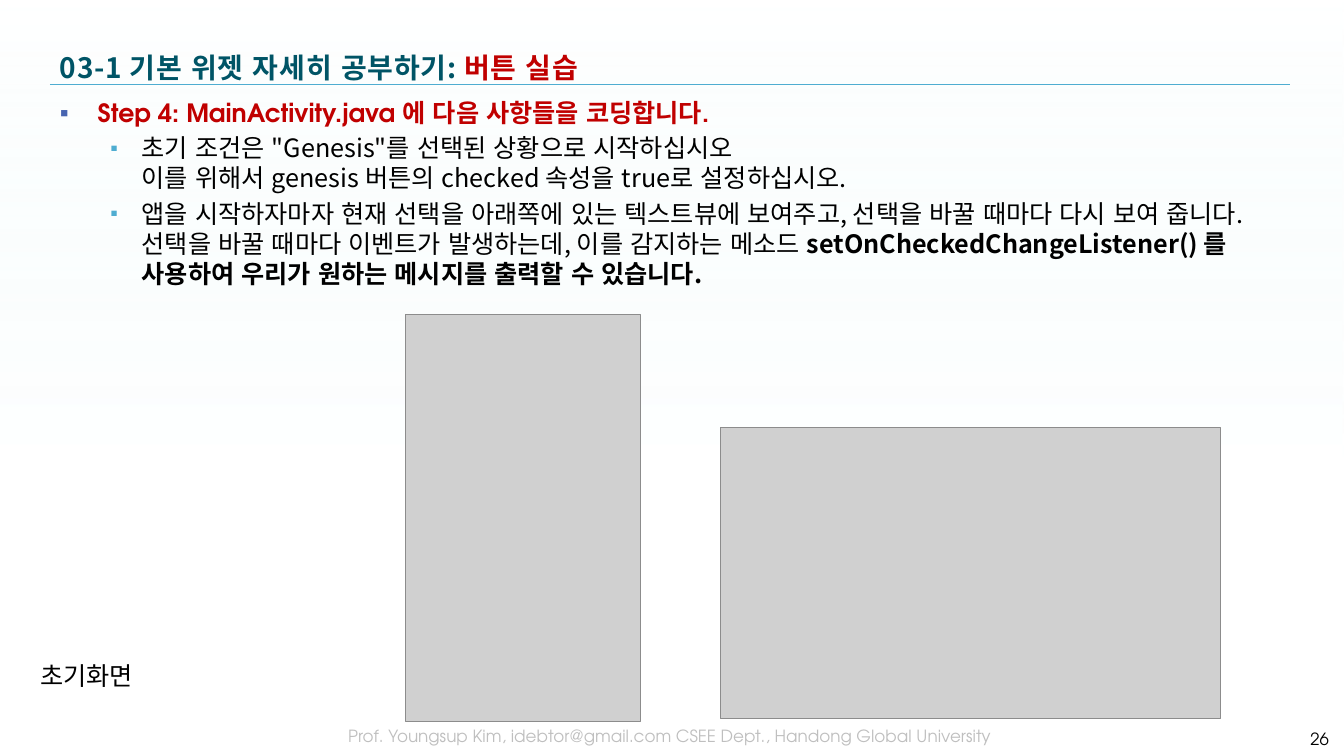
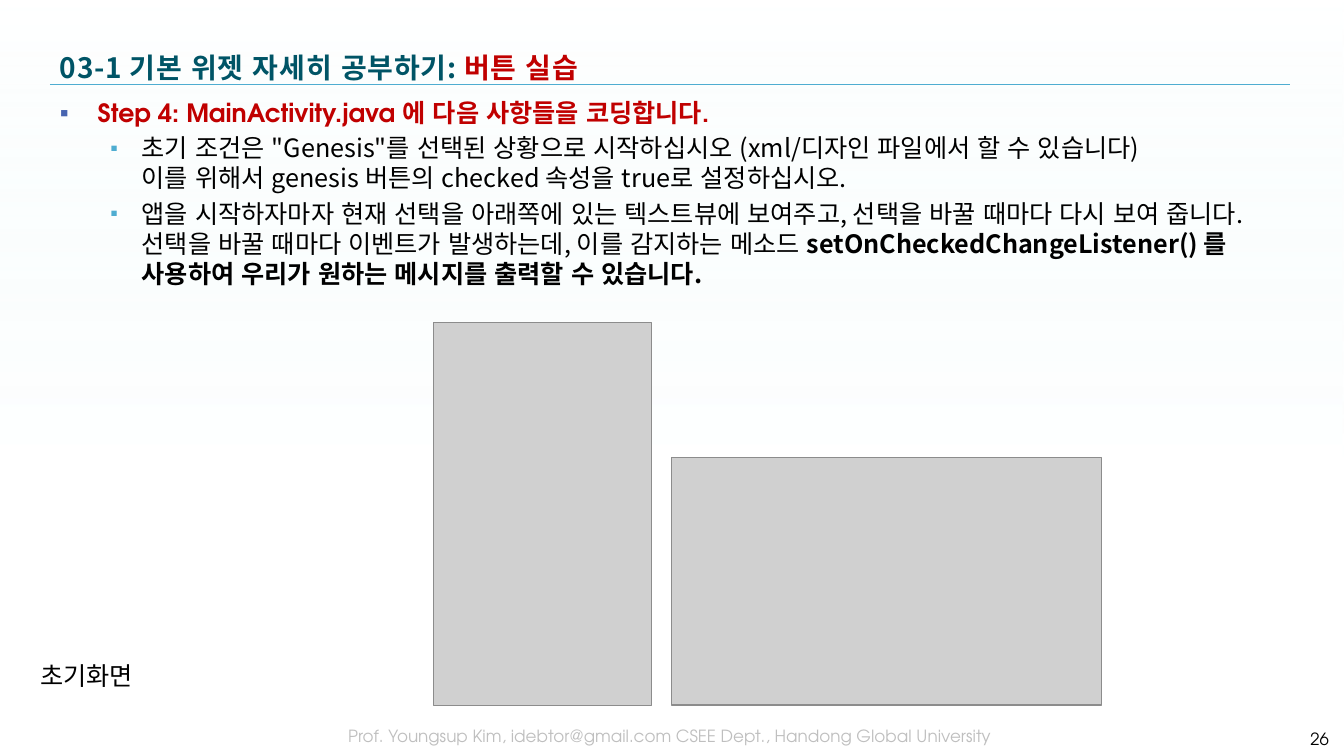
Before and after one commit to tae7841/HuStarAS, a slide deck: slide 26 of ppts/03Widget.pptx. Drawn at 1344x756 pixels with LibreOffice and Linux fonts; fonts in the diff are those of the drawing; grey boxes stand for pictures; background and template pictures are left out. Boxes give left, top, right and bottom in pixels: in the first picture for what was removed or moved away, otherwise in the second. Text is boxed around its words. In the diff, an @@ line names an element or a change of style, - is before the commit and + after.

```diff
--- a/ppts/03Widget.pptx
+++ b/ppts/03Widget.pptx
@@ text at (142,136,1139,194): text changed @@
-  ▪ 초기 조건은 "Genesis"를 선택된 상황으로 시작하십시오
-    이를 위해서 genesis 버튼의 checked 속성을 true로 설정하십시오.
+  ▪ 초기 조건은 "Genesis"를 선택된 상황으로 시작하십시오 (xml/디자인 파일에서 할 수 있습니다)
+    이를 위해서 genesis 버튼의 checked 속성을 true로 설정하십시오.
@@ picture: place and size @@
-picture at (405,315,640,722)
+picture at (434,323,651,706)
@@ picture: place and size @@
-picture at (721,427,1221,719)
+picture at (671,458,1102,705)
```
Also in this commit, not shown: 4 other slides changed.
